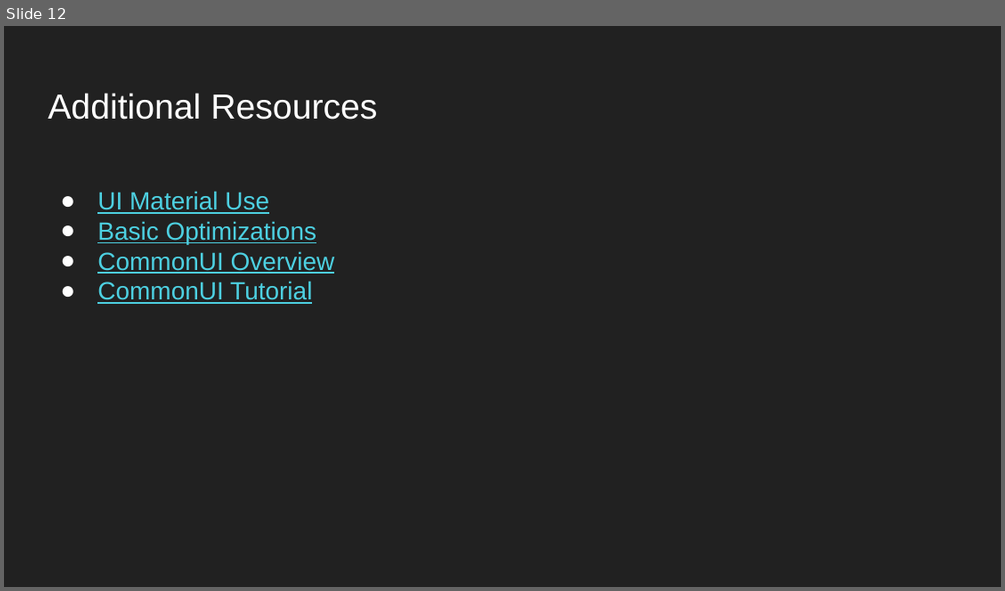
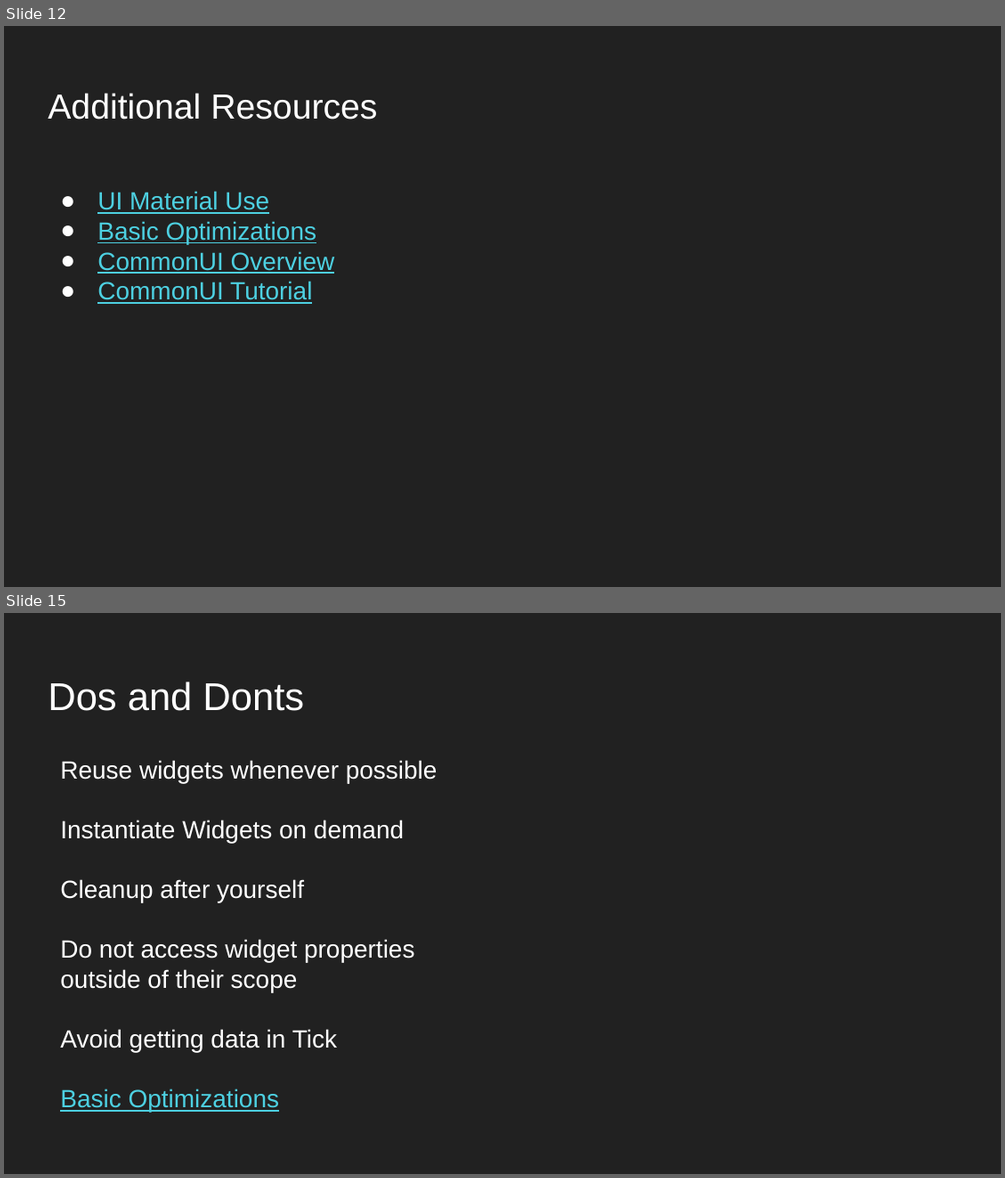
Before and after one commit to WotanCZ/MFF_UE_Lecture, a slide deck: UI/Unreal Engine Lecture - UI.pptx. Shown one above the other, each under a label of ours: slide 12 before the commit, slides 12 and 15 after it; the slides between them are not shown. The pictures are 1005x591 and 1005x1178 pixels, drawn with LibreOffice and Linux fonts; fonts in the diff are those of the drawing; background and template pictures are left out. Boxes give left, top, right and bottom in pixels: in the first picture for what was removed or moved away, otherwise in the second. Text is boxed around its words. In the diff, an @@ line names an element or a change of style, - is before the commit and + after.

```diff
--- a/UI/Unreal Engine Lecture - UI.pptx
+++ b/UI/Unreal Engine Lecture - UI.pptx
@@ slide 15 added at (x1=4, y1=613, x2=1001, y2=1174), background picture (left out) @@
@@ title added at (x1=48, y1=682, x2=304, y2=711), 28 pt, text #FFFFFF @@
+Dos and Donts
@@ title added at (x1=60, y1=760, x2=437, y2=1112), 18 pt, text #FFFFFF @@
+Reuse widgets whenever possible
+Instantiate Widgets on demand
+Cleanup after yourself
+Do not access widget properties outside of their scope
+Avoid getting data in Tick
+Basic Optimizations
```
Also in this commit, not shown: 4 other slides added.
